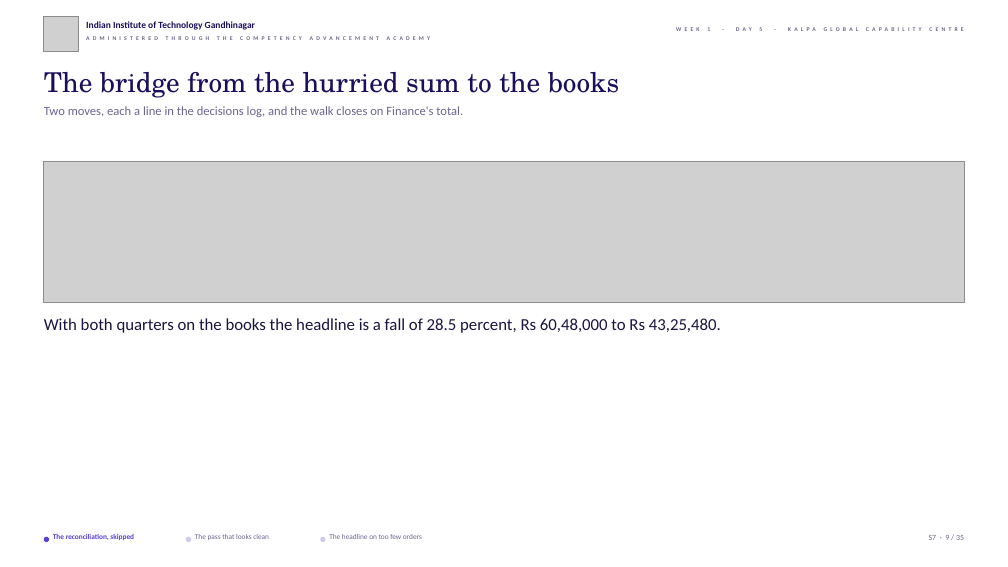
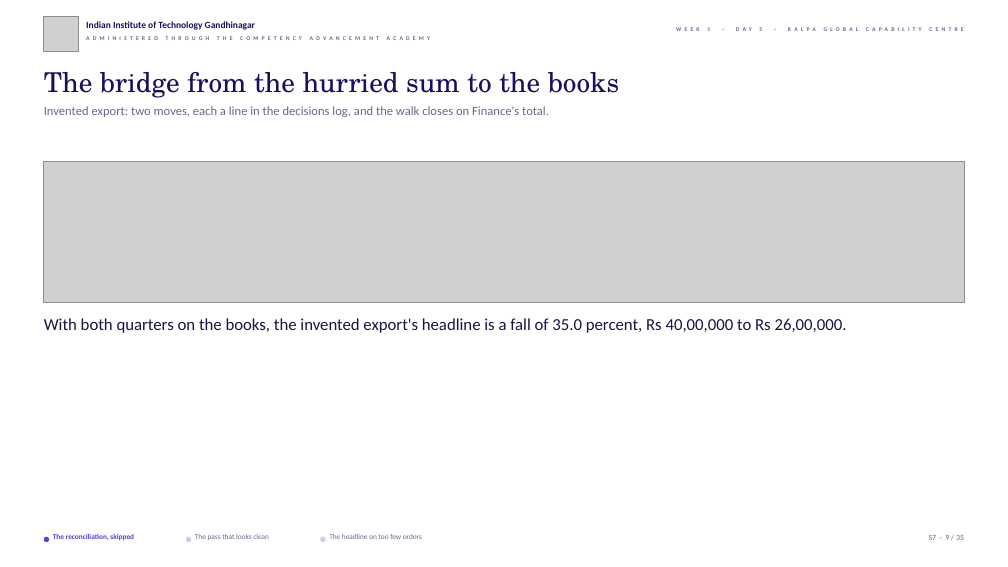
Before and after one commit to fde-academy-lab/c2-content-factory, a slide deck: slide 9 of content/W01/D5/slides/C2_W01_D05_debrief_STUDENT.pptx. Drawn at 1008x567 pixels with LibreOffice and Linux fonts; fonts in the diff are those of the drawing; grey boxes stand for pictures; background and template pictures are left out. Boxes give left, top, right and bottom in pixels: in the first picture for what was removed or moved away, otherwise in the second. Text is boxed around its words. In the diff, an @@ line names an element or a change of style, - is before the commit and + after.

```diff
--- a/content/W01/D5/slides/C2_W01_D05_debrief_STUDENT.pptx
+++ b/content/W01/D5/slides/C2_W01_D05_debrief_STUDENT.pptx
@@ text at [44, 106, 549, 117]: text changed @@
-Two moves, each a line in the decisions log, and the walk closes on Finance's total.
+Invented export: two moves, each a line in the decisions log, and the walk closes on Finance's total.
@@ text at [44, 318, 847, 333]: text changed @@
-With both quarters on the books the headline is a fall of 28.5 percent, Rs 60,48,000 to Rs 43,25,480.
+With both quarters on the books, the invented export's headline is a fall of 35.0 percent, Rs 40,00,000 to Rs 26,00,000.
```
Also in this commit, not shown: 28 other slides changed, 1 other file.
